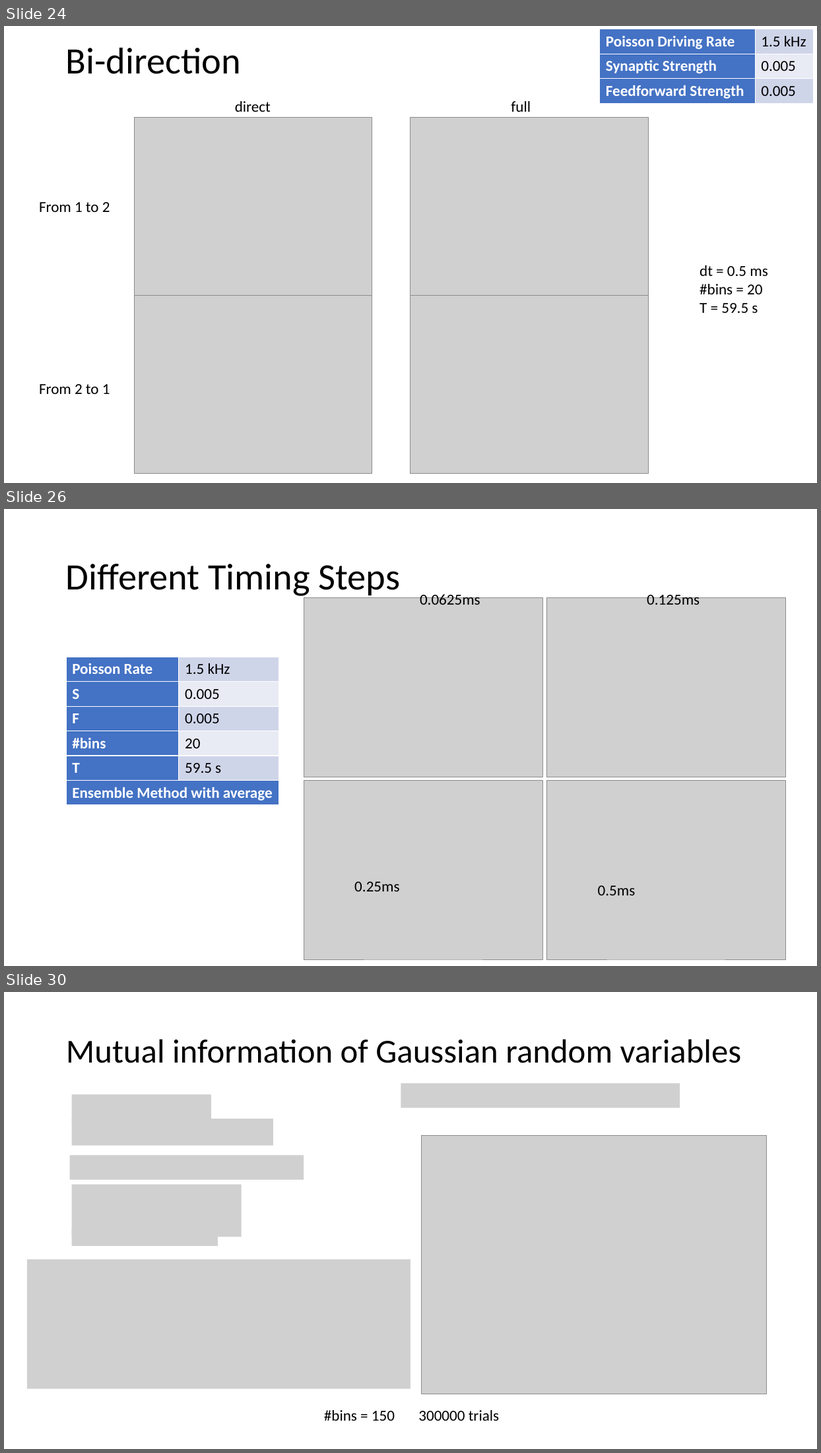
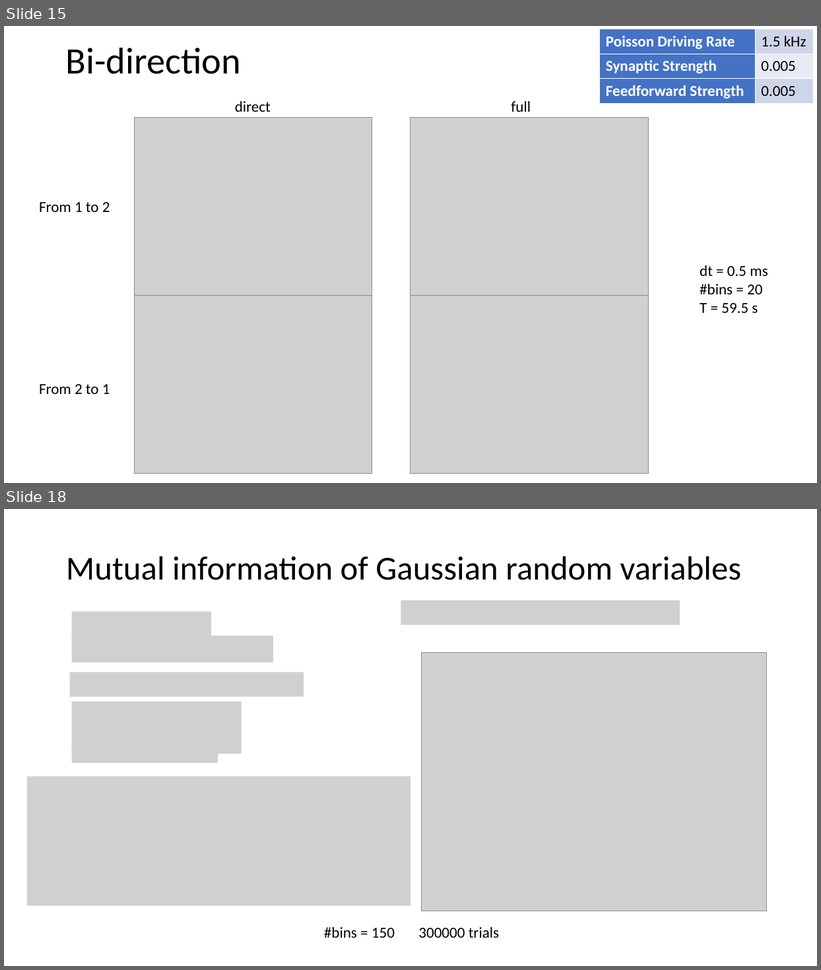
Before and after one commit to NeoNeuron/IF-neuronal-network, a slide deck: reports/oct31/Recent numerical results related to neuronal network simulation.pptx. Shown one above the other, each under a label of ours: slides 24, 26 and 30 before the commit, slides 15 and 18 after it; the slides between them are not shown. The pictures are 821x1453 and 821x970 pixels, drawn with LibreOffice and Linux fonts; fonts in the diff are those of the drawing; grey boxes stand for pictures. Boxes give left, top, right and bottom in pixels: in the first picture for what was removed or moved away, otherwise in the second. Text is boxed around its words. In the diff, an @@ line names an element or a change of style, - is before the commit and + after.

```diff
--- a/reports/oct31/Recent numerical results related to neuronal network simulation.pptx
+++ b/reports/oct31/Recent numerical results related to neuronal network simulation.pptx
@@ slide 26 removed at [4, 509, 817, 966], background #FFFFFF @@
@@ title removed at [66, 564, 400, 598] @@
-Different Timing Steps
@@ picture removed at [304, 598, 543, 778] @@
@@ text removed at [420, 591, 481, 605] @@
-0.0625ms
@@ picture removed at [547, 598, 786, 778] @@
@@ text removed at [647, 591, 700, 605] @@
-0.125ms
@@ table removed at [66, 657, 279, 805], 6 rows, 2 columns @@
-Poisson Rate | 1.5 kHz
-S | 0.005
-F | 0.005
-#bins | 20
-T | 59.5 s
-Ensemble Method with average | 
@@ picture removed at [304, 780, 543, 960] @@
@@ picture removed at [547, 780, 786, 960] @@
@@ text removed at [354, 882, 399, 892] @@
-0.25ms
@@ text removed at [598, 886, 636, 896] @@
-0.5ms
@@ what was slide 24 is now slide 15 @@
@@ what was slide 30 is now slide 18 @@
```
Also in this commit, not shown: 17 slides changed, 1 slide added, 12 other slides removed, 44 other files.
